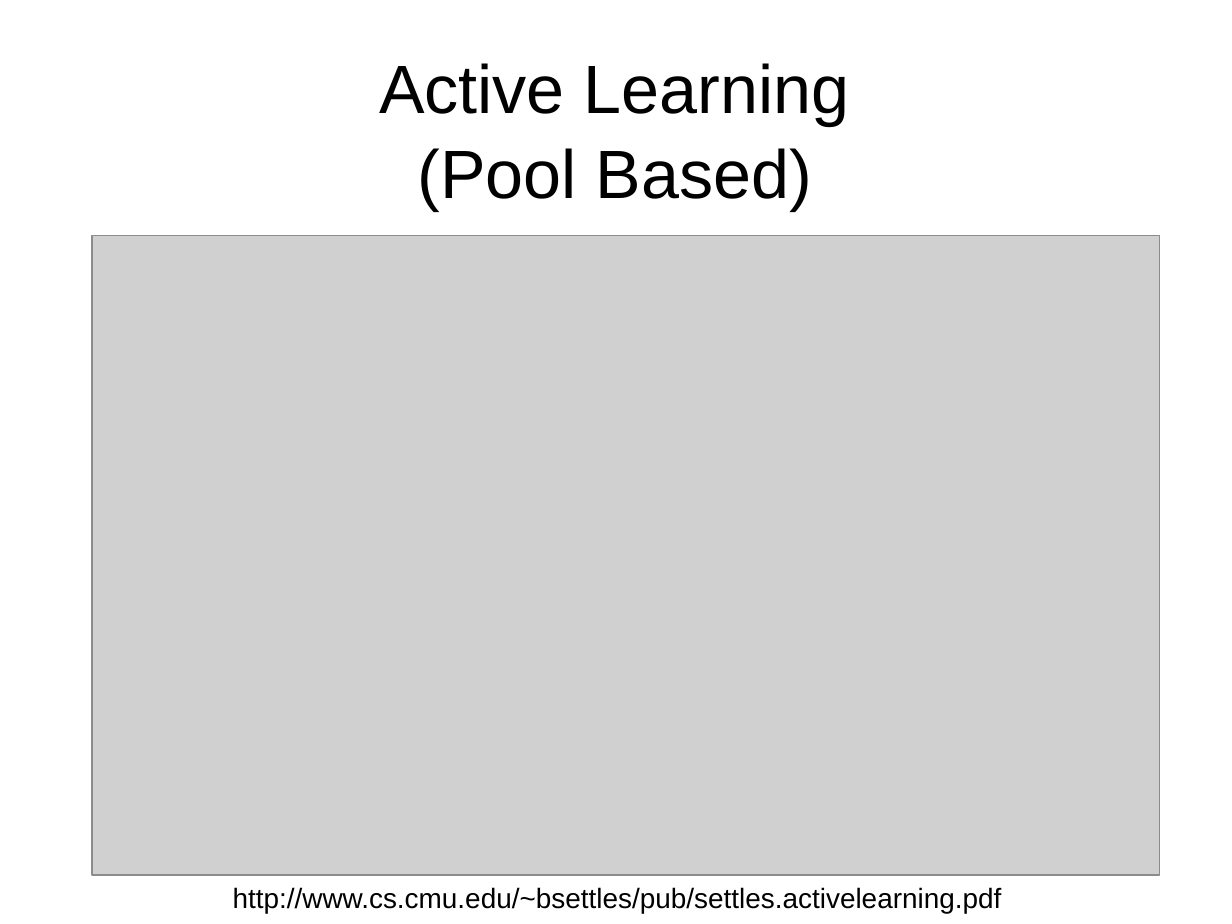
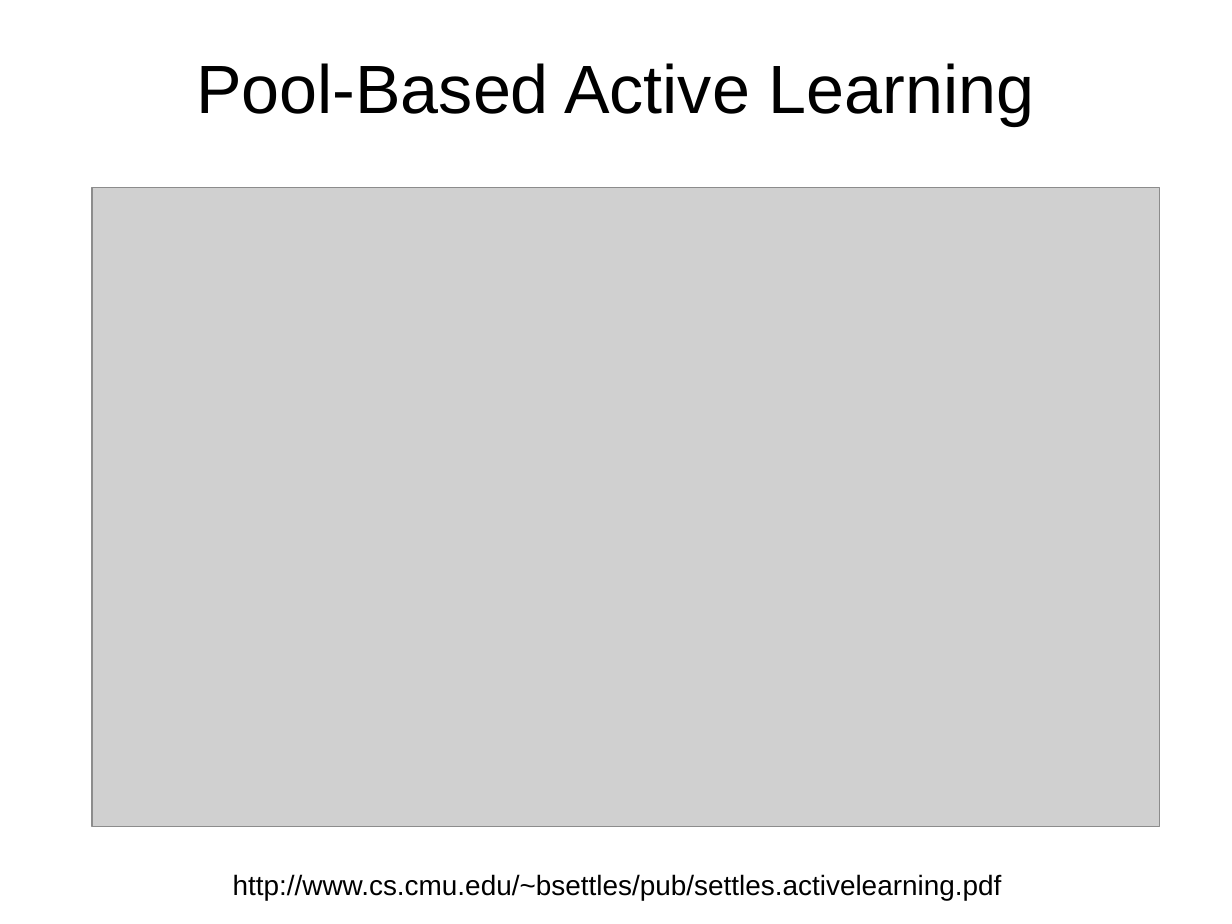
Before and after one commit to charlesmccarthyirl/FYP, a slide deck: slide 6 of Documentation/Demo Day/Presentation.odp (slide 2 before the commit). Drawn at 1232x924 pixels with LibreOffice and Linux fonts; fonts in the diff are those of the drawing; grey boxes stand for pictures. Boxes give left, top, right and bottom in pixels: in the first picture for what was removed or moved away, otherwise in the second. Text is boxed around its words. In the diff, an @@ line names an element or a change of style, - is before the commit and + after.

```diff
--- a/Documentation/Demo Day/Presentation.odp
+++ b/Documentation/Demo Day/Presentation.odp
@@ title at [196,63,1035,125]: text changed @@
-Active Learning
+Pool-Based Active Learning
@@ title removed at [418,148,812,211] @@
-(Pool Based)
@@ picture: place and size @@
-picture at [92,236,1159,875]
+picture at [92,188,1159,827]
@@ text "http://www.cs.cmu.edu/~bsettles/pub/settles.activelearning.p ...": place and size @@
-text "http://www.cs.cmu.edu/~bsettles/pub/settles.activelearning.p ..." at [233,887,1002,913]
+text "http://www.cs.cmu.edu/~bsettles/pub/settles.activelearning.p ..." at [233,874,1002,900]
```
Also in this commit, not shown: 11 other slides changed, 14 slides added, 3 slides removed.
